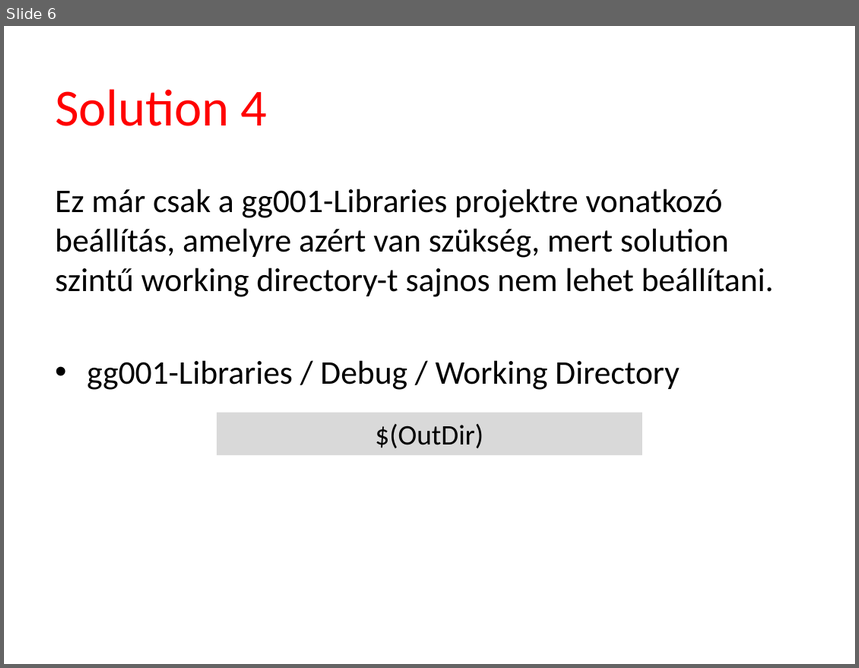
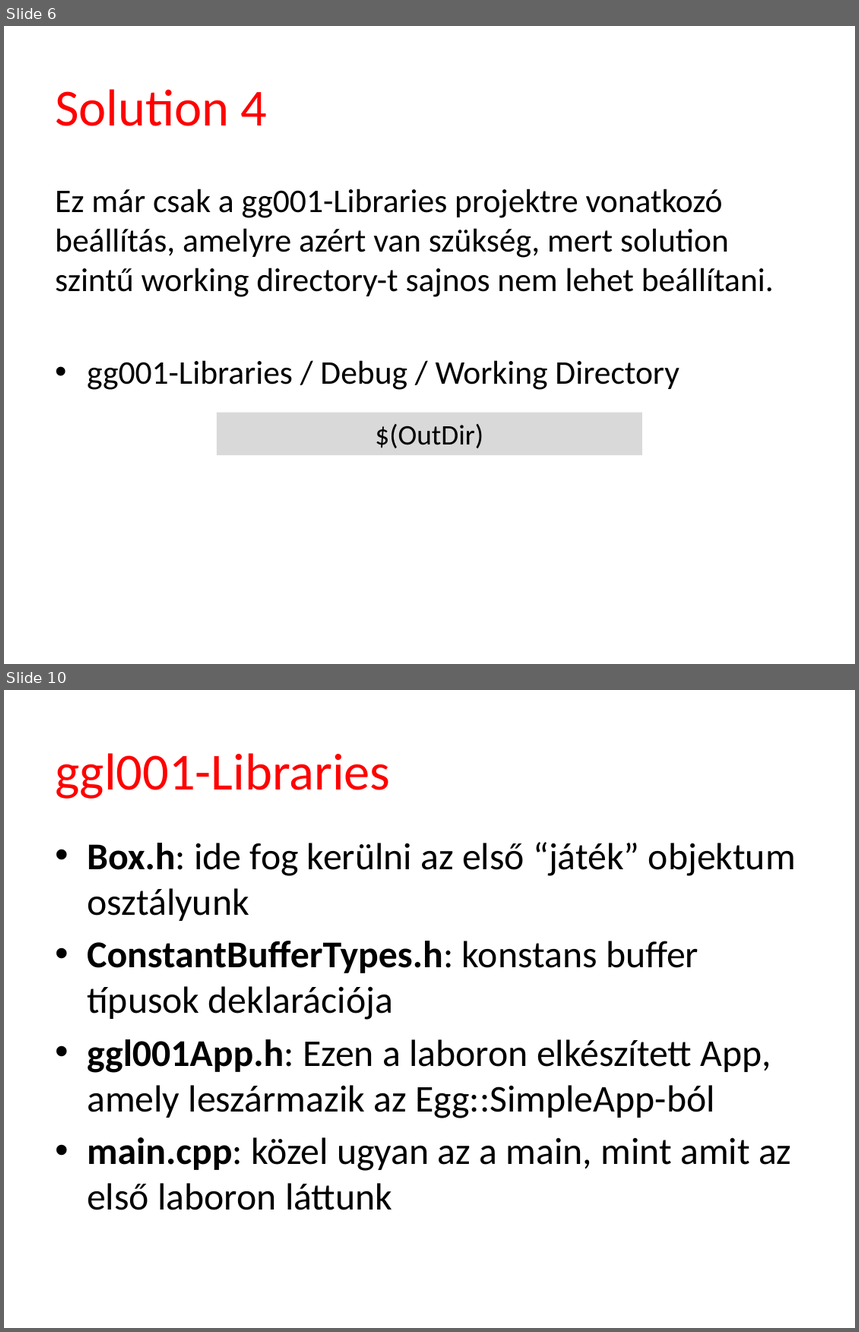
Before and after one commit to tyekx/dx12, a slide deck: Slides/gg001-Libraries.pptx. Shown one above the other, each under a label of ours: slide 6 before the commit, slides 6 and 10 after it; the slides between them are not shown. The pictures are 859x668 and 859x1332 pixels, drawn with LibreOffice and Linux fonts; fonts in the diff are those of the drawing; background and template pictures are left out. Boxes give left, top, right and bottom in pixels: in the first picture for what was removed or moved away, otherwise in the second. Text is boxed around its words. In the diff, an @@ line names an element or a change of style, - is before the commit and + after.

```diff
--- a/Slides/gg001-Libraries.pptx
+++ b/Slides/gg001-Libraries.pptx
@@ slide 10 added at bbox=[4, 690, 855, 1328], background #FFFFFF @@
@@ title added at bbox=[55, 753, 390, 799], 44 pt, text #FF0000 @@
+ggl001-Libraries
@@ text added at bbox=[87, 842, 796, 1211], 32 pt, text #000000 @@
+• Box.h: ide fog kerülni az első “játék” objektum osztályunk
+• ConstantBufferTypes.h: konstans buffer típusok deklarációja
+• ggl001App.h: Ezen a laboron elkészített App, amely leszármazik az Egg::SimpleApp-ból
+• main.cpp: közel ugyan az a main, mint amit az első laboron láttunk
```
Also in this commit, not shown: 2 slides changed, 2 other slides added, 5 other files.
